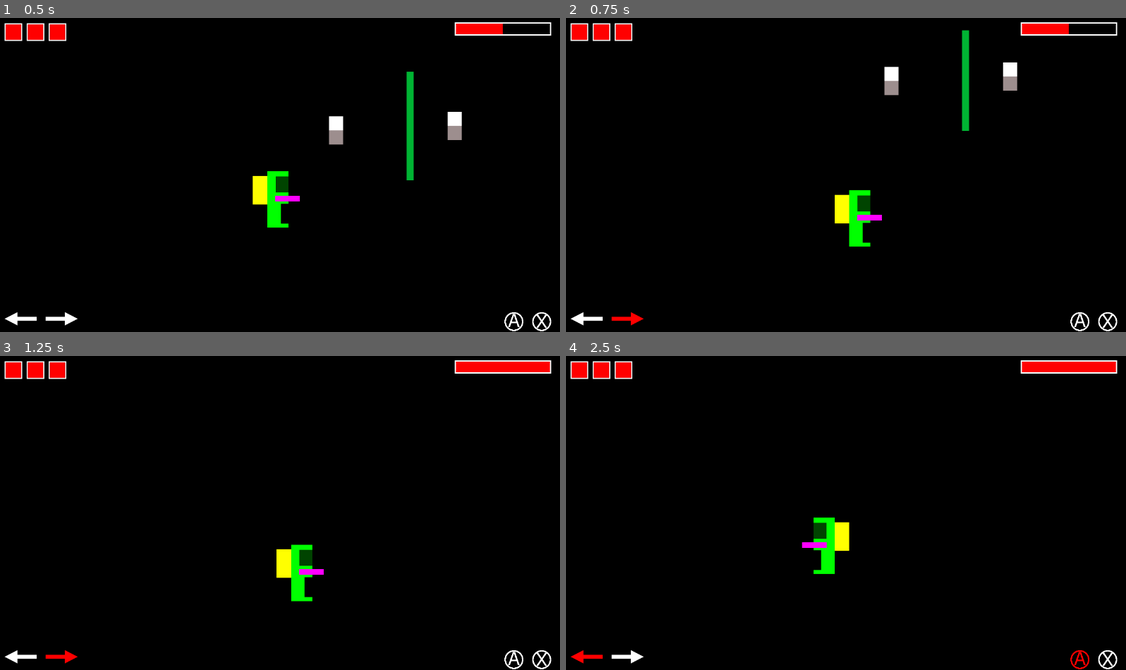
Above: before the commit, frames 1-4 (two rows, left to right).
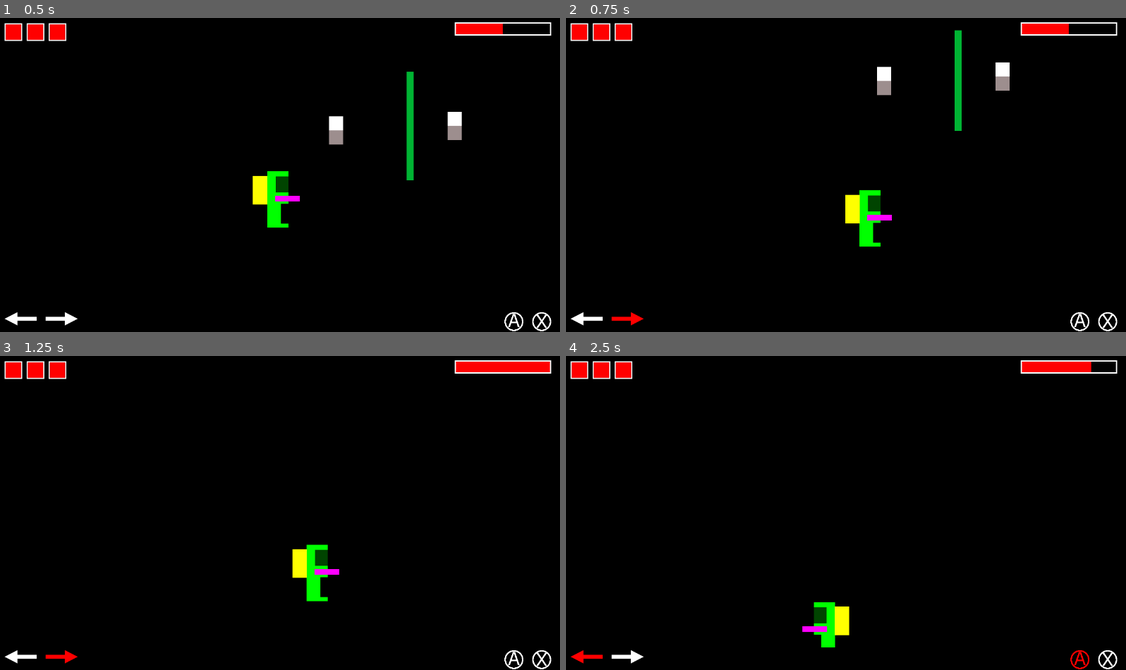
Above: after the commit, the same moments.

Repository: alidion/vectoria-savior
Game: Godot game, scene res://Scenes/Levels/pilot.tscn
The game is run twice, just before and just after one commit, with the same random seed, the same clock (stepped at 60 frames per second) and the same inputs. This scene is started directly instead of the project's main scene.
Inputs:
- Up to frame 1 (0.5 s): no input
- Up to frame 2 (0.75 s): hold Right (RIGHT) from 0.53 s (still down); hold Shift (RUN, bound only after the commit) from 0.53 s (still down)
- Up to frame 3 (1.25 s): keep holding Right (RIGHT); keep holding Shift (RUN, bound only after the commit); tap Space (JUMP) at 0.77, 0.8, 1.07 s
- Up to frame 4 (2.5 s): release Shift (RUN, bound only after the commit) at 1.28 s; tap Space (JUMP) at 1.35, 1.52, 1.82 s; tap Shift (RUN, bound only after the commit) at 1.55 s; release Right (RIGHT) at 2.03 s; hold Left (LEFT) from 2.03 s (still down); hold Space (JUMP) from 2.03 s (still down); tap Z (ACTION) at 2.1 s

Frame 1 is identical in both runs. In frame 2, 2.3% of the frame differs, in the area x 47-81%, y 3-73%; in frame 3, 1.3%; in frame 4, 1.8%.

Commit message:
Level 1 completed

Diff:
--- a/GameController.gd
+++ b/GameController.gd
@@ -8,6 +8,7 @@
 	load_level(init_level)
 
 func _on_change_level(level: PackedScene):
+	print("Loading level: ")
 	$AnimationPlayer.play("fade_to_black")
 	await $AnimationPlayer.animation_finished
 	remove_child(current_level)
--- /dev/null
+++ b/Scenes/Level Blocks/end_level_marker.tscn
@@ -0,0 +1,11 @@
+[gd_scene load_steps=2 format=3 uid="uid://doytqd0isencd"]
+
+[sub_resource type="RectangleShape2D" id="RectangleShape2D_2n22e"]
+size = Vector2(128, 31)
+
+[node name="EndLevelMarker" type="Area2D"]
+collision_layer = 64
+
+[node name="CollisionShape2D" type="CollisionShape2D" parent="."]
+position = Vector2(0, -11.5)
+shape = SubResource("RectangleShape2D_2n22e")
--- a/Scenes/Level Blocks/level_end.tscn
+++ /dev/null
@@ -1,16 +0,0 @@
-[gd_scene load_steps=3 format=3 uid="uid://doytqd0isencd"]
-
-[ext_resource type="Texture2D" uid="uid://oc17bx3kbwps" path="res://Assets/Levels/level end.png" id="1_xwkd2"]
-
-[sub_resource type="RectangleShape2D" id="RectangleShape2D_2n22e"]
-size = Vector2(128, 31)
-
-[node name="Level end" type="Area2D"]
-collision_layer = 16
-
-[node name="CollisionShape2D" type="CollisionShape2D" parent="."]
-position = Vector2(0, -11.5)
-shape = SubResource("RectangleShape2D_2n22e")
-
-[node name="Sprite2D" type="Sprite2D" parent="."]
-texture = ExtResource("1_xwkd2")
--- a/Scenes/Levels/Level_1.gd
+++ b/Scenes/Levels/Level_1.gd
@@ -1,11 +1,10 @@
 extends BaseLevel
-
-@export var next_level: PackedScene
 
 func _ready():
 	super()
 	$Player.has_gun = false
 	$Player.has_jetpack = false
+
 
 func _on_gun_pickup(_body):
 	$Player.has_gun = true
@@ -15,6 +14,3 @@
 func _on_jetpack_on_pickup(_body):
 	$Player.has_jetpack = true
 	$Items.call_deferred("remove_child", $Items/Jetpack)
-
-func _on_level_end_body_entered(_body:Node2D):
-	level_completed.emit(next_level)
--- a/Scenes/Levels/base_level.gd
+++ b/Scenes/Levels/base_level.gd
@@ -4,10 +4,13 @@
 const laserScn: PackedScene = preload("res://Scenes/Items/laser_shoot.tscn")
 
 var player_is_on_burning_floor = false
+@export var next_level: PackedScene
+
 
 signal level_completed(nextLevel: PackedScene)
 
 func _ready():
+	$EndLevelMarker.connect("body_entered", _on_level_end_body_entered)
 	setup_burning_floor()
 	setup_player()
 	$Hud.set_dialogue("")
@@ -46,3 +49,6 @@
 
 func _on_hit_by_burning():
 	$Player.health -= 1
+
+func _on_level_end_body_entered(_body:Node2D):
+	level_completed.emit(next_level)
--- a/Scenes/Levels/base_level.tscn
+++ b/Scenes/Levels/base_level.tscn
@@ -1,9 +1,10 @@
-[gd_scene load_steps=7 format=3 uid="uid://7ikf57ab7dol"]
+[gd_scene load_steps=8 format=3 uid="uid://7ikf57ab7dol"]
 
 [ext_resource type="Script" path="res://Scenes/Levels/base_level.gd" id="1_2xpce"]
 [ext_resource type="PackedScene" uid="uid://mf0xyfy8s2fm" path="res://Scenes/Player/Hud.tscn" id="2_17olq"]
 [ext_resource type="PackedScene" uid="uid://b3pso7neda21m" path="res://Scenes/Player/Player.tscn" id="3_so2jj"]
 [ext_resource type="Texture2D" uid="uid://dxp6olgpc641b" path="res://Assets/Levels/Level - A - Tiled - 1.png" id="4_0w1mk"]
+[ext_resource type="PackedScene" uid="uid://doytqd0isencd" path="res://Scenes/Level Blocks/end_level_marker.tscn" id="5_embg3"]
 
 [sub_resource type="TileSetAtlasSource" id="TileSetAtlasSource_tjjxa"]
 texture = ExtResource("4_0w1mk")
@@ -124,3 +125,5 @@
 tile_set = SubResource("TileSet_tchpu")
 rendering_quadrant_size = 128
 format = 2
+
+[node name="EndLevelMarker" parent="." instance=ExtResource("5_embg3")]
--- a/Scenes/Levels/level_1.tscn
+++ b/Scenes/Levels/level_1.tscn
@@ -1,40 +1,108 @@
-[gd_scene load_steps=8 format=3 uid="uid://34xfjsm6sk7k"]
+[gd_scene load_steps=10 format=3 uid="uid://34xfjsm6sk7k"]
 
 [ext_resource type="PackedScene" uid="uid://7ikf57ab7dol" path="res://Scenes/Levels/base_level.tscn" id="1_83mu7"]
 [ext_resource type="Script" path="res://Scenes/Levels/Level_1.gd" id="2_27vj7"]
 [ext_resource type="PackedScene" uid="uid://bl7i88dkjgtbg" path="res://Scenes/Levels/level_2.tscn" id="3_hx4d6"]
 [ext_resource type="PackedScene" uid="uid://wc2ajrptoebg" path="res://Scenes/Items/jetpack.tscn" id="3_nlv4y"]
+[ext_resource type="PackedScene" uid="uid://dr5cvwddxnqot" path="res://Scenes/Level Blocks/door_with_switch.tscn" id="4_0lmbe"]
 [ext_resource type="PackedScene" uid="uid://i5op7mmhugbf" path="res://Scenes/Items/gun.tscn" id="4_qau0w"]
+[ext_resource type="PackedScene" uid="uid://cy1bxjob4h54e" path="res://Scenes/Level Blocks/switch.tscn" id="5_4n06h"]
 [ext_resource type="PackedScene" uid="uid://b7gym7vc1ru5h" path="res://Scenes/Level Blocks/broken_door.tscn" id="6_h6uk0"]
-[ext_resource type="PackedScene" uid="uid://doytqd0isencd" path="res://Scenes/Level Blocks/level_end.tscn" id="7_vv26a"]
+[ext_resource type="PackedScene" uid="uid://bsgxscw6jn37h" path="res://Scenes/Enemies/bug.tscn" id="10_20fby"]
 
 [node name="Level 1" instance=ExtResource("1_83mu7")]
 script = ExtResource("2_27vj7")
 next_level = ExtResource("3_hx4d6")
+
+[node name="Door with switch" parent="Actionables" index="0" instance=ExtResource("4_0lmbe")]
+position = Vector2(3220, 449)
+scale = Vector2(1, 1.5)
+
+[node name="switch" parent="Actionables/Door with switch" index="2" instance=ExtResource("5_4n06h")]
+position = Vector2(-212, 32.6667)
+
+[node name="Door with switch2" parent="Actionables" index="1" instance=ExtResource("4_0lmbe")]
+position = Vector2(3744, 449)
+scale = Vector2(1, 1.5)
+
+[node name="switch" parent="Actionables/Door with switch2" index="2" instance=ExtResource("5_4n06h")]
+position = Vector2(240, 42)
 
 [node name="Player" parent="." index="2"]
 z_index = 1000
 z_as_relative = false
 
 [node name="Jetpack" parent="Items" index="0" instance=ExtResource("3_nlv4y")]
-position = Vector2(655, 1913)
+position = Vector2(2653, 2939)
 
 [node name="Gun" parent="Items" index="1" instance=ExtResource("4_qau0w")]
-position = Vector2(1598, -24)
+position = Vector2(3501, 632)
 
 [node name="Door" parent="Hittable" index="0" instance=ExtResource("6_h6uk0")]
 position = Vector2(413, 1731)
 scale = Vector2(1, 1.52)
 
-[node name="Level end" parent="." index="8" instance=ExtResource("7_vv26a")]
-position = Vector2(-521, 1535)
-
-[node name="TileMap" parent="." index="9"]
+[node name="TileMap" parent="." index="8"]
 layer_0/name = "Floor"
 layer_0/tile_data = PackedInt32Array(393215, 1, 0, 458751, 1, 1, 524287, 1, 1, 458752, 65537, 1, 458753, 65537, 1, 5898 …(28917 unchanged characters)…
 layer_1/name = "Wall"
 layer_1/tile_data = PackedInt32Array(196607, 196609, 1, 262143, 196609, 1, 327679, 196609, 1, 131072, 196609, 1, 196608 …(8403 unchanged characters)…
 
+[node name="Bug" parent="." index="9" instance=ExtResource("10_20fby")]
+position = Vector2(3545, 1701)
+scale = Vector2(0.5, 0.5)
+
+[node name="Marker2D" type="Marker2D" parent="Bug/Positions" index="0"]
+
+[node name="Marker2D2" type="Marker2D" parent="Bug/Positions" index="1"]
+position = Vector2(-530, 218)
+
+[node name="Marker2D3" type="Marker2D" parent="Bug/Positions" index="2"]
+position = Vector2(-318, -4)
+
+[node name="Marker2D4" type="Marker2D" parent="Bug/Positions" index="3"]
+position = Vector2(4, 242)
+
+[node name="Marker2D5" type="Marker2D" parent="Bug/Positions" index="4"]
+position = Vector2(306, -4)
+
+[node name="Marker2D6" type="Marker2D" parent="Bug/Positions" index="5"]
+position = Vector2(578, 222)
+
+[node name="Marker2D7" type="Marker2D" parent="Bug/Positions" index="6"]
+position = Vector2(588, -70)
+
+[node name="Marker2D8" type="Marker2D" parent="Bug/Positions" index="7"]
+position = Vector2(866, 172)
+
+[node name="Marker2D9" type="Marker2D" parent="Bug/Positions" index="8"]
+position = Vector2(1214, -64)
+
+[node name="Marker2D10" type="Marker2D" parent="Bug/Positions" index="9"]
+position = Vector2(908, 214)
+
+[node name="Marker2D11" type="Marker2D" parent="Bug/Positions" index="10"]
+position = Vector2(636, -48)
+
+[node name="Marker2D12" type="Marker2D" parent="Bug/Positions" index="11"]
+position = Vector2(504, 240)
+
+[node name="Marker2D13" type="Marker2D" parent="Bug/Positions" index="12"]
+position = Vector2(258, -68)
+
+[node name="Marker2D14" type="Marker2D" parent="Bug/Positions" index="13"]
+position = Vector2(-60, 258)
+
+[node name="Marker2D15" type="Marker2D" parent="Bug/Positions" index="14"]
+position = Vector2(-382, -4)
+
+[node name="Marker2D16" type="Marker2D" parent="Bug/Positions" index="15"]
+position = Vector2(-502, 248)
+
+[node name="EndLevelMarker" parent="." index="10"]
+position = Vector2(130, 1911)
+
 [connection signal="on_pickup" from="Items/Jetpack" to="." method="_on_jetpack_on_pickup"]
 [connection signal="pickup" from="Items/Gun" to="." method="_on_gun_pickup"]
-[connection signal="body_entered" from="Level end" to="." method="_on_level_end_body_entered"]
+
+[editable path="Bug"]
--- a/Scenes/Player/JetpackController.gd
+++ b/Scenes/Player/JetpackController.gd
@@ -1,7 +1,8 @@
 extends Node
 
 @export var has_jetpack = true
-@export var jetpack_usage_speed = 50
+@export var jetpack_usage_speed = 25
+@export var jetpack_refill_speed = 100
 @export var max_jetpack_energy = 100
 
 var is_jetpack_cooldown = false
@@ -13,29 +14,28 @@
 	$JetpackCooldown.timeout.connect(_on_jetpack_cooldown_timeout)
 
 
-var jetpack_energy: int = 100:
+var energy: int = 100:
 	set(new_value):
-		jetpack_energy = new_value
+		energy = new_value
 		on_energy_changed.emit(new_value)
 	get:
-		return jetpack_energy
+		return energy
 
 func use(delta) -> bool:
-	if jetpack_energy > 0 and not is_jetpack_cooldown:
-		jetpack_energy -= jetpack_usage_speed * delta
+	if energy > 0 and not is_jetpack_cooldown:
+		energy -= jetpack_usage_speed * delta
 		return true
-	elif jetpack_energy == 0:
+	elif energy == 0:
 		is_jetpack_cooldown = true
 		if $JetpackCooldown.is_stopped():
 			$JetpackCooldown.start()
 
 	return false
 
-func refill():
-	if jetpack_energy < max_jetpack_energy and not is_jetpack_cooldown:
-		jetpack_energy += jetpack_usage_speed
-		print("jetpack_energy: " + str(jetpack_energy))
-	if jetpack_energy == max_jetpack_energy and not $JetpackCooldown.is_stopped():
+func refill(delta):
+	if energy < max_jetpack_energy and not is_jetpack_cooldown:
+		energy += jetpack_refill_speed * delta
+	if energy == max_jetpack_energy and not $JetpackCooldown.is_stopped():
 		$JetpackCooldown.stop()
 
 func _on_jetpack_cooldown_timeout():
--- a/Scenes/Player/Player.gd
+++ b/Scenes/Player/Player.gd
@@ -1,7 +1,9 @@
 extends CharacterBody2D
 
-const SPEED = 300.0
-const JUMP_VELOCITY = -50.0
+@export var WALKING_SPEED = 300.0
+@export var RUNNING_SPEED = 500.0
+@export var JETPACK_FORCE = -50.0
+@export var MAX_JETPACK_FORCE = 1000.0
 
 # Get the gravity from the project settings to be synced with RigidBody nodes.
 var gravity = ProjectSettings.get_setting("physics/2d/default_gravity")
@@ -34,6 +36,9 @@
 	$JetpackController.connect("on_energy_changed", _on_jetpack_energy_changed)
 
 func _process(_delta):
+	if not has_jetpack:
+		$JetpackController.energy = 0
+
 	if Input.is_action_just_pressed("FIRE") and has_gun:
 		on_laser_shoot.emit(position)
 	if Input.is_action_just_pressed("ACTION"):
@@ -56,11 +61,18 @@
 		if $JetpackController.use(delta):
 			use_jetpack()
 	else:
-		$JetpackController.refill()
+		$JetpackController.refill(delta)
 
 	var direction = Input.get_axis("LEFT", "RIGHT")
+
+	var current_speed = WALKING_SPEED
+
+	if Input.is_action_pressed("RUN"):
+		current_speed = RUNNING_SPEED
+
+
 	if direction:
-		velocity.x = direction * SPEED
+		velocity.x = direction * current_speed
 		if direction > 0:
 			facing_to = Vector2.RIGHT
 			$Sprites.scale = Vector2(1, 1)
@@ -69,12 +81,13 @@
 			$Sprites.scale = Vector2(-1, 1)
 
 	else:
-		velocity.x = move_toward(velocity.x, 0, SPEED)
+		velocity.x = move_toward(velocity.x, 0, current_speed)
 
 	move_and_slide()
 
 func use_jetpack():
-	velocity.y = velocity.y + JUMP_VELOCITY
+	if abs(velocity.y) < MAX_JETPACK_FORCE:
+		velocity.y = velocity.y + JETPACK_FORCE
 
 
 func die():
@@ -92,5 +105,4 @@
 			actionable.on_action()
 
 func _on_jetpack_energy_changed(value):
-	print("energy changed")
 	on_player_jetpack_energy_changed.emit(value)
--- a/project.godot
+++ b/project.godot
@@ -89,6 +89,11 @@
 "events": [Object(InputEventKey,"resource_local_to_scene":false,"resource_name":"","device":-1,"window_id":0,"alt_pressed":false,"shift_pressed":false,"ctrl_pressed":false,"meta_pressed":false,"pressed":false,"keycode":0,"physical_keycode":68,"key_label":0,"unicode":100,"echo":false,"script":null)
 ]
 }
+RUN={
+"deadzone": 0.5,
+"events": [Object(InputEventKey,"resource_local_to_scene":false,"resource_name":"","device":-1,"window_id":0,"alt_pressed":false,"shift_pressed":false,"ctrl_pressed":false,"meta_pressed":false,"pressed":false,"keycode":0,"physical_keycode":4194325,"key_label":0,"unicode":0,"echo":false,"script":null)
+]
+}
 
 [layer_names]
 
